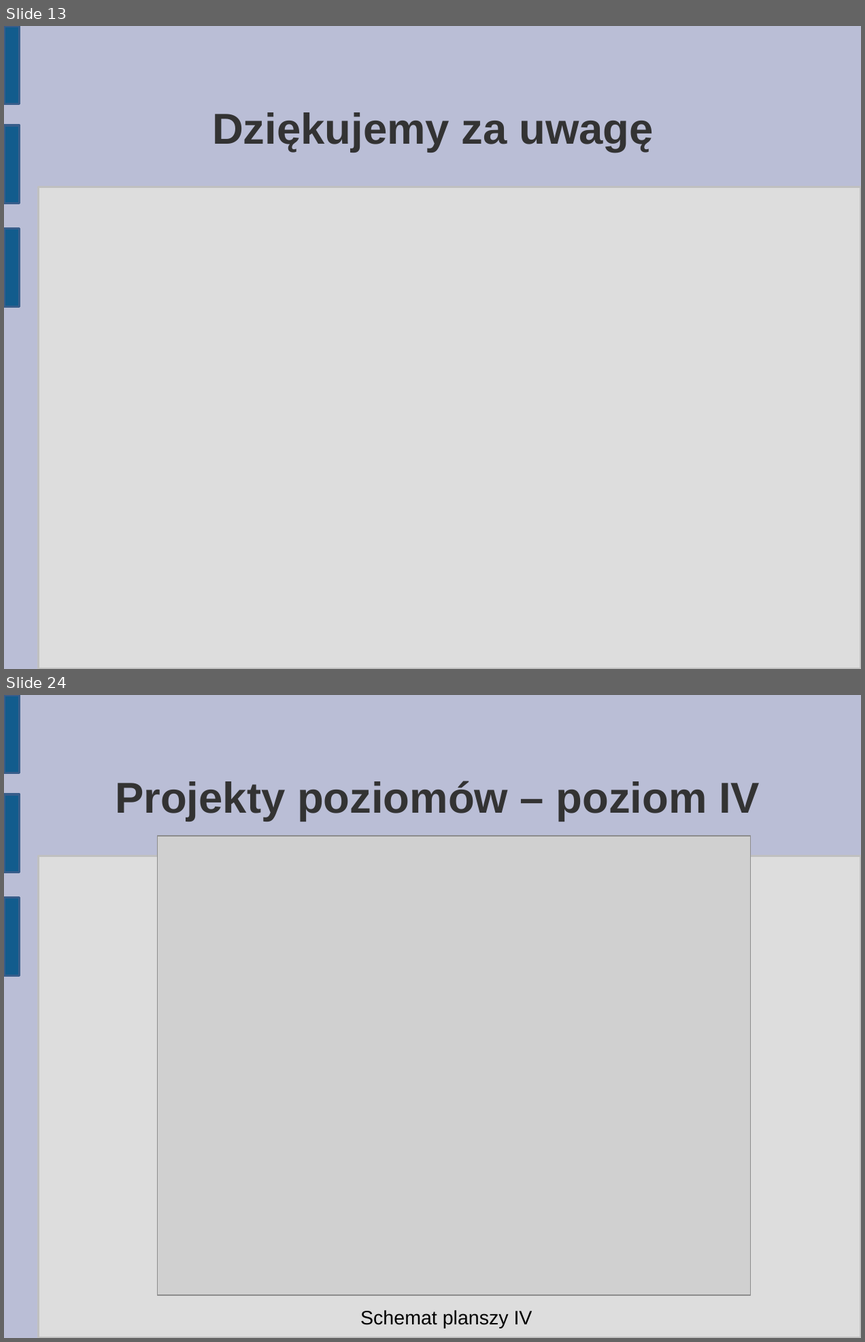
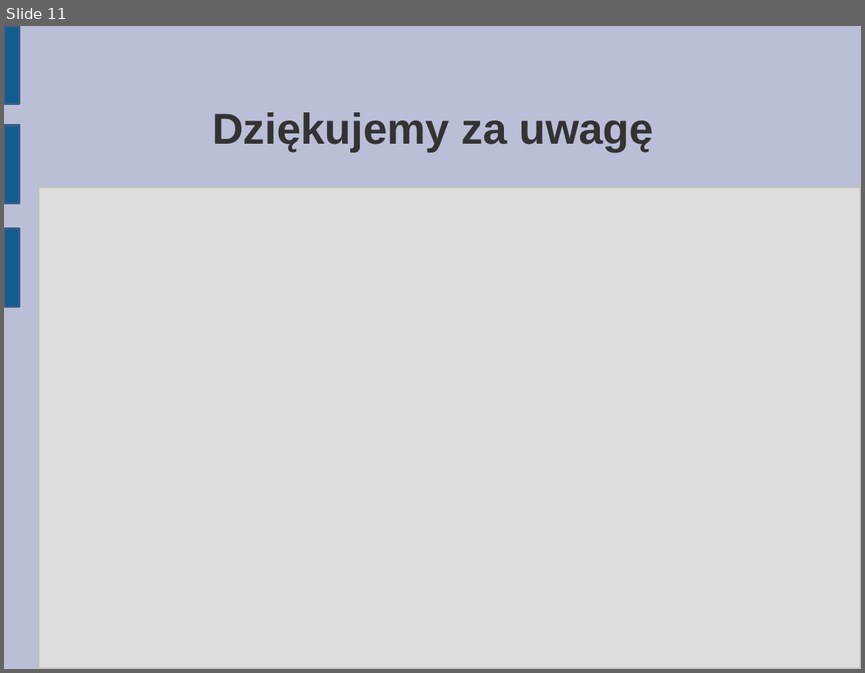
Before and after one commit to matkaczmarski/Praca-inzynierska, a slide deck: Prezentacja/Praca Inżynierska 2.odp. Shown one above the other, each under a label of ours: slides 13 and 24 before the commit, slide 11 after it; the slides between them are not shown. The pictures are 865x1342 and 865x673 pixels, drawn with LibreOffice and Linux fonts; fonts in the diff are those of the drawing; grey boxes stand for pictures. Boxes give left, top, right and bottom in pixels: in the first picture for what was removed or moved away, otherwise in the second. Text is boxed around its words. In the diff, an @@ line names an element or a change of style, - is before the commit and + after.

```diff
--- a/Prezentacja/Praca Inżynierska 2.odp
+++ b/Prezentacja/Praca Inżynierska 2.odp
@@ slide 24 removed at [4,695,861,1338], background #BABED6; not listed: 4 template elements that a slide beside it also shows @@
@@ title removed at [115,781,759,821] @@
-Projekty poziomów – poziom IV
@@ picture removed at [157,836,751,1295] @@
@@ text removed at [360,1310,532,1327] @@
-Schemat planszy IV
@@ what was slide 13 is now slide 11 @@
```
Also in this commit, not shown: 2 slides changed, 24 other slides removed, 1 other file.
